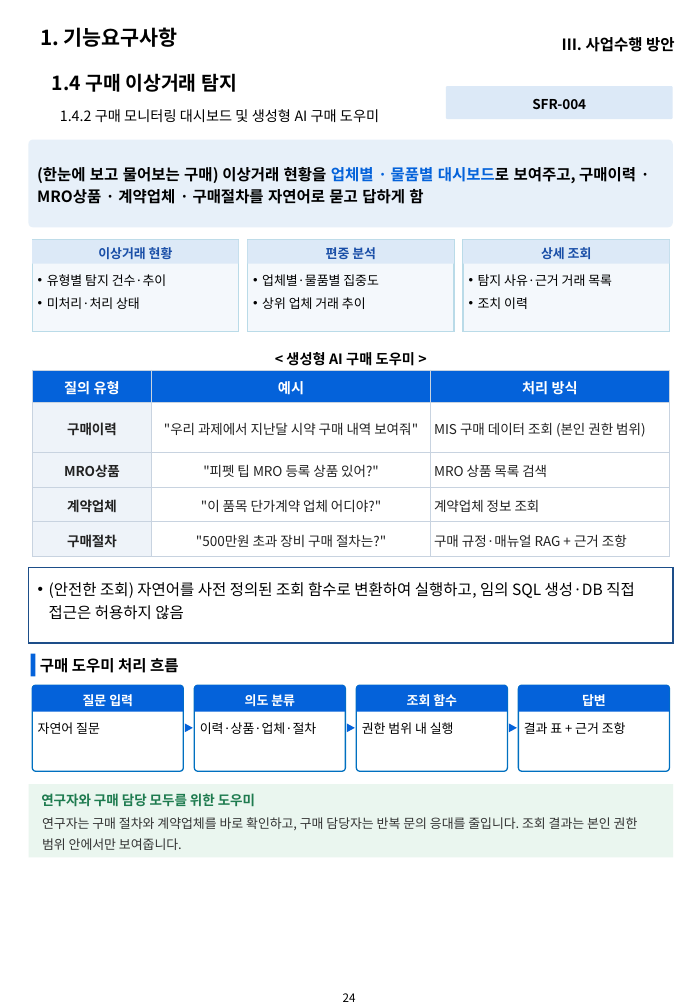
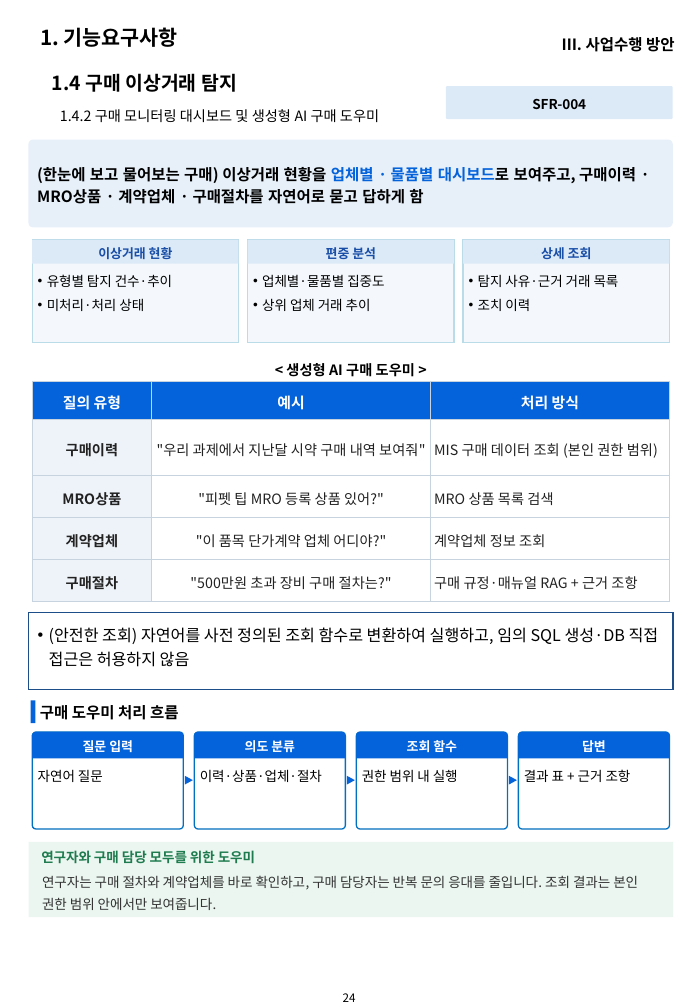
Before and after one commit to hwangsteeve-tech/hbjw, a slide deck: slide 24 of proposals/2026-08_kribb-ai-platform/kribb_proposal.pptx. Drawn at 698x1008 pixels with LibreOffice and Linux fonts; fonts in the diff are those of the drawing; background and template pictures are left out. Boxes give left, top, right and bottom in pixels: in the first picture for what was removed or moved away, otherwise in the second. Text is boxed around its words. In the diff, an @@ line names an element or a change of style, - is before the commit and + after.

```diff
--- a/proposals/2026-08_kribb-ai-platform/kribb_proposal.pptx
+++ b/proposals/2026-08_kribb-ai-platform/kribb_proposal.pptx
@@ rectangle: place and size @@
-rectangle at <box>33,240,239,331</box>
+rectangle at <box>33,240,239,342</box>
@@ rectangle: place and size @@
-rectangle at <box>248,240,454,331</box>
+rectangle at <box>248,240,454,342</box>
@@ rectangle: place and size @@
-rectangle at <box>463,240,670,331</box>
+rectangle at <box>463,240,670,342</box>
@@ text "< 생성형 AI 구매 도우미 ...": place and size @@
-text "< 생성형 AI 구매 도우미 ..." at <box>286,352,415,366</box>
+text "< 생성형 AI 구매 도우미 ..." at <box>286,363,415,377</box>
@@ table at <box>33,381,670,601</box> @@
@@ size 11 to 11.5 pt in "질의 유형", "예시", "처리 방식" @@
@@ size 10.5 to 11 pt @@
@@ table: place and size @@
-table at <box>33,370,670,557</box>
+table at <box>33,381,670,601</box>
@@ 4 round same rects, 2 texts, 2 rectangles: place and size @@
-4 round same rects, 2 texts, 2 rectangles at <box>29,568,674,711</box>
+4 round same rects, 2 texts, 2 rectangles at <box>29,613,674,758</box>
@@ text "(안전한 조회) 자연어를 사전 정의된 ..." at <box>49,627,659,667</box>: size 12 to 12.5 pt @@
@@ rounded rectangle: place and size @@
-rounded rectangle at <box>33,685,183,772</box>
+rounded rectangle at <box>33,732,183,829</box>
@@ rounded rectangle: place and size @@
-rounded rectangle at <box>195,685,345,772</box>
+rounded rectangle at <box>195,732,345,829</box>
@@ rounded rectangle: place and size @@
-rounded rectangle at <box>356,685,507,772</box>
+rounded rectangle at <box>356,732,507,829</box>
@@ rounded rectangle: place and size @@
-rounded rectangle at <box>518,685,669,772</box>
+rounded rectangle at <box>518,732,669,829</box>
@@ text "자연어 질문": place and size @@
-text "자연어 질문" at <box>38,722,100,734</box>
+text "자연어 질문" at <box>38,769,103,782</box>
@@ text "이력·상품·업체·절차": place and size @@
-text "이력·상품·업체·절차" at <box>200,722,317,734</box>
+text "이력·상품·업체·절차" at <box>200,769,322,782</box>
@@ text "권한 범위 내 실행": place and size @@
-text "권한 범위 내 실행" at <box>362,722,454,734</box>
+text "권한 범위 내 실행" at <box>362,769,458,782</box>
@@ 3 triangles: place and size @@
-3 triangles at <box>184,724,517,732</box>
+3 triangles at <box>184,776,517,785</box>
@@ size 10 to 10.5 pt in 8 elements at <box>47,274,172,311</box>, <box>262,274,384,311</box>, <box>478,274,619,311</box>, <box>42,876,638,910</box>, <box>38,769,103,782</box>, <box>200,769,322,782</box>, <box>362,769,458,782</box>, <box>524,769,631,782</box> @@
@@ text "결과 표 + 근거 조항": place and size @@
-text "결과 표 + 근거 조항" at <box>524,722,626,734</box>
+text "결과 표 + 근거 조항" at <box>524,769,631,782</box>
@@ rectangle: place and size @@
-rectangle at <box>29,785,674,858</box>
+rectangle at <box>29,842,674,918</box>
@@ text "연구자와 구매 담당 모두를 위한 ...": place and size @@
-text "연구자와 구매 담당 모두를 위한 ..." at <box>41,793,255,807</box>
+text "연구자와 구매 담당 모두를 위한 ..." at <box>41,850,255,864</box>
@@ text "연구자는 구매 절차와 계약업체를 바로 ...": place and size @@
-text "연구자는 구매 절차와 계약업체를 바로 ..." at <box>42,817,638,850</box>
+text "연구자는 구매 절차와 계약업체를 바로 ..." at <box>42,876,638,910</box>
```
Also in this commit, not shown: 10 other slides changed, 13 other files.
